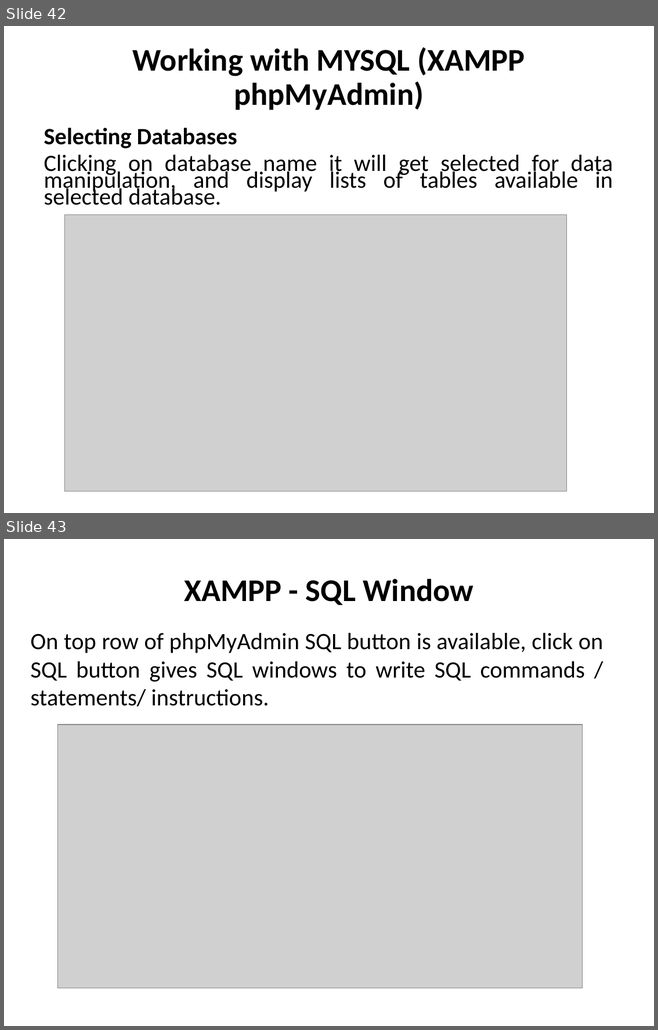
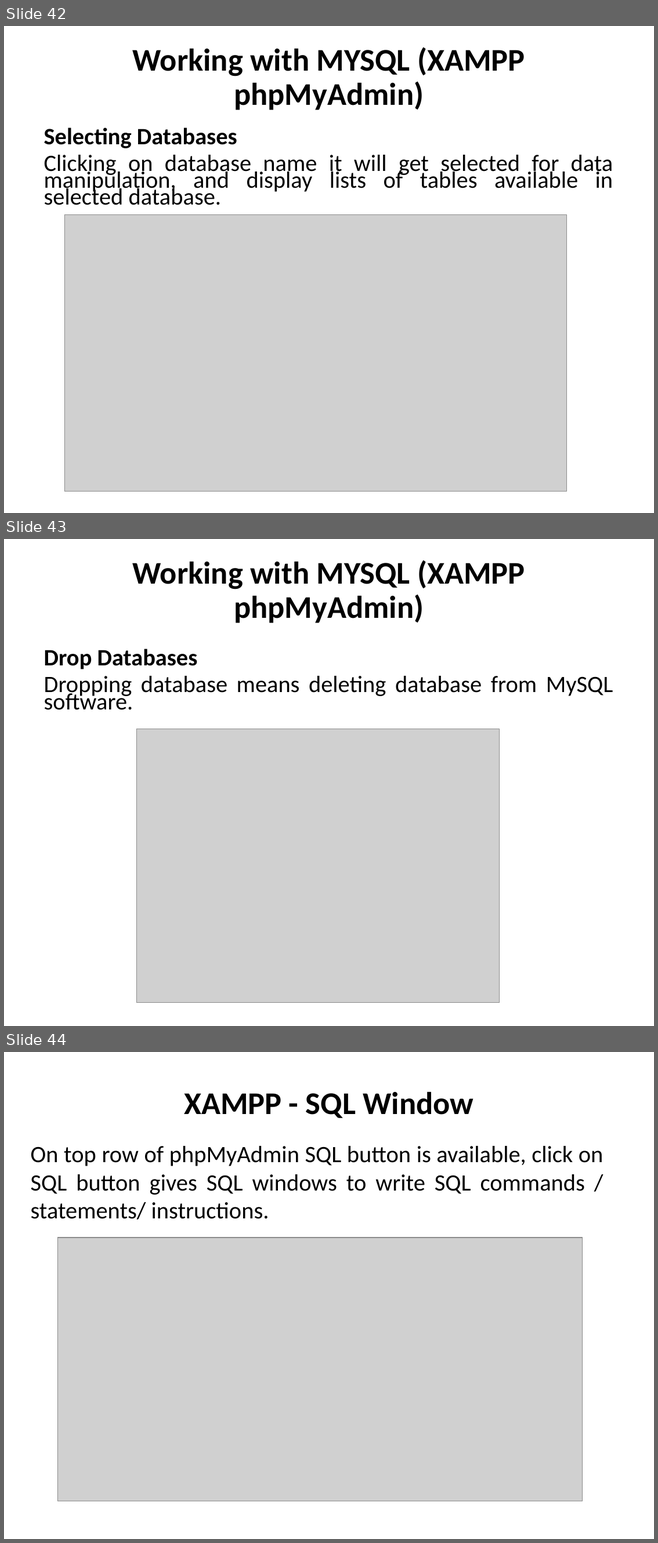
Before and after one commit to sitmbadept/sitmbadept.github.io, a slide deck: 2023/UNIT_1/WIP/Database.pptx. Shown one above the other, each under a label of ours: slides 42 and 43 before the commit, slides 42, 43 and 44 after it. The pictures are 658x1030 and 658x1543 pixels, drawn with LibreOffice and Linux fonts; fonts in the diff are those of the drawing; grey boxes stand for pictures. Boxes give left, top, right and bottom in pixels: in the first picture for what was removed or moved away, otherwise in the second. Text is boxed around its words. In the diff, an @@ line names an element or a change of style, - is before the commit and + after.

```diff
--- a/2023/UNIT_1/WIP/Database.pptx
+++ b/2023/UNIT_1/WIP/Database.pptx
@@ slide 43 added at box(4, 539, 654, 1026), background #FFFFFF @@
@@ title added at box(133, 560, 525, 623), 35 pt, text #000000, bold @@
+Working with MYSQL (XAMPP phpMyAdmin)
@@ text added at box(44, 649, 613, 710), 26 pt, text #000000 @@
+Drop Databases
+Dropping database means deleting database from MySQL software.
@@ picture added at box(136, 729, 499, 1003) @@
@@ what was slide 43 is now slide 44 @@
```
Also in this commit, not shown: 1 slide changed, 8 other slides added.
